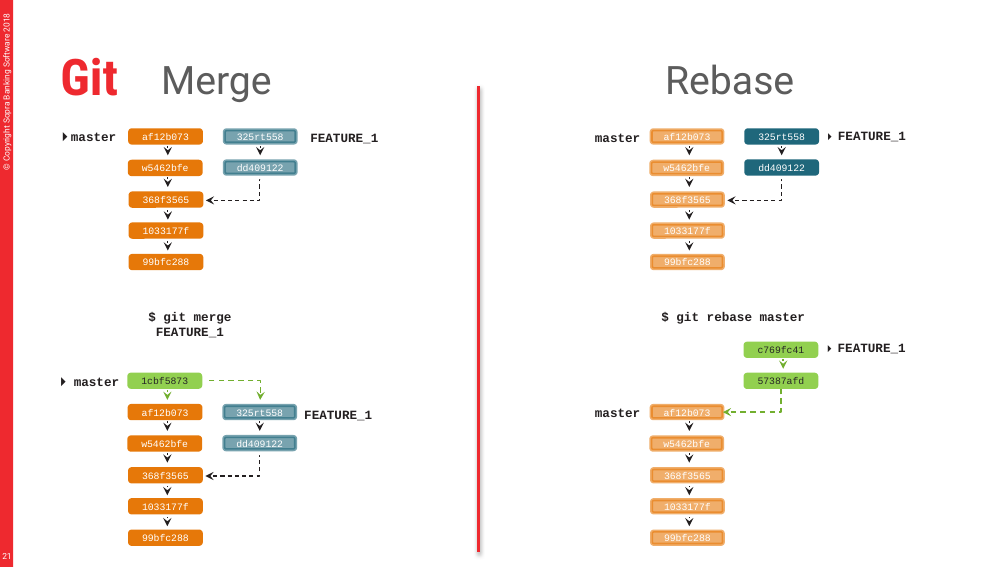
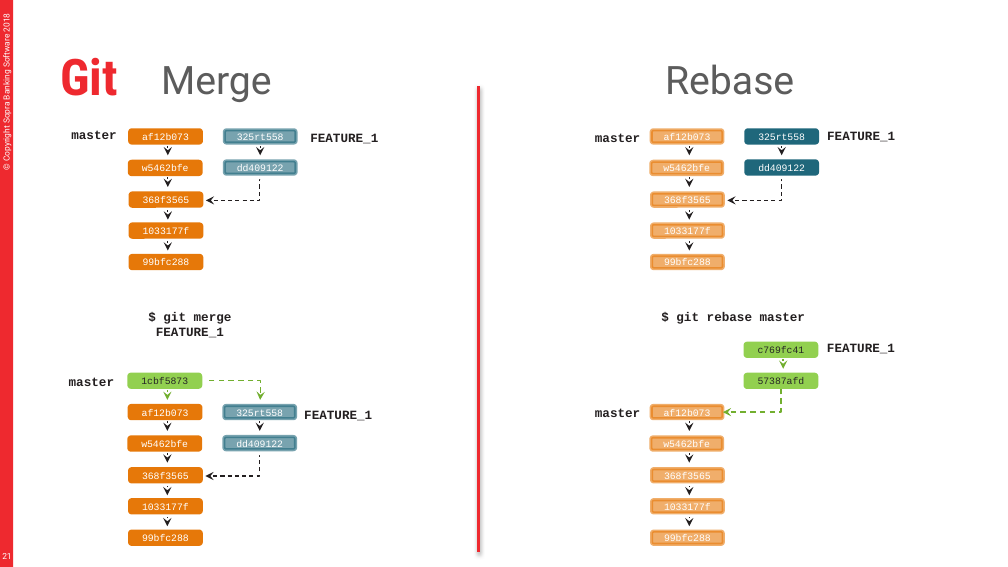
Before and after one commit to divesh979/murari, a slide deck: slide 21 of material/Git.pptx. Drawn at 1008x567 pixels with LibreOffice and Linux fonts; fonts in the diff are those of the drawing. Boxes give left, top, right and bottom in pixels: in the first picture for what was removed or moved away, otherwise in the second. Text is boxed around its words. In the diff, an @@ line names an element or a change of style, - is before the commit and + after.

```diff
--- a/material/Git.pptx
+++ b/material/Git.pptx
@@ text at [71,130,116,139]: text changed @@
-⏵ master
+master
@@ text at [827,131,895,142]: text changed @@
-⏵ FEATURE_1
+FEATURE_1
@@ text at [827,343,895,354]: text changed @@
-⏵ FEATURE_1
+FEATURE_1
@@ text at [69,377,114,386]: text changed @@
-⏵ master
+master
```
Also in this commit, not shown: 22 other slides changed, 1 slide added, 3 slides removed, 2 other files.
